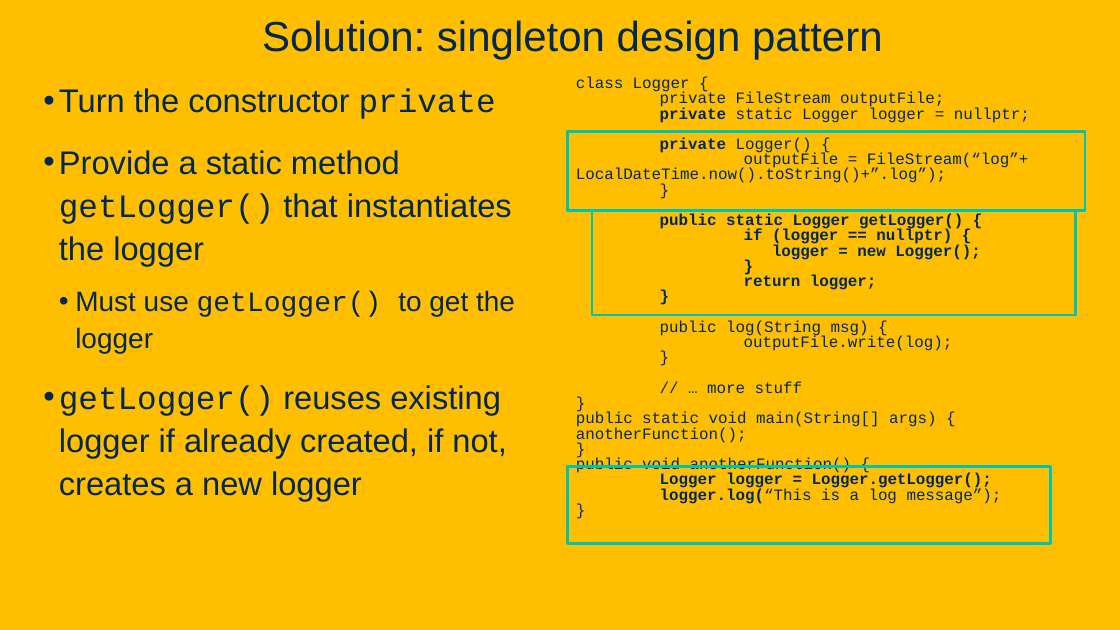
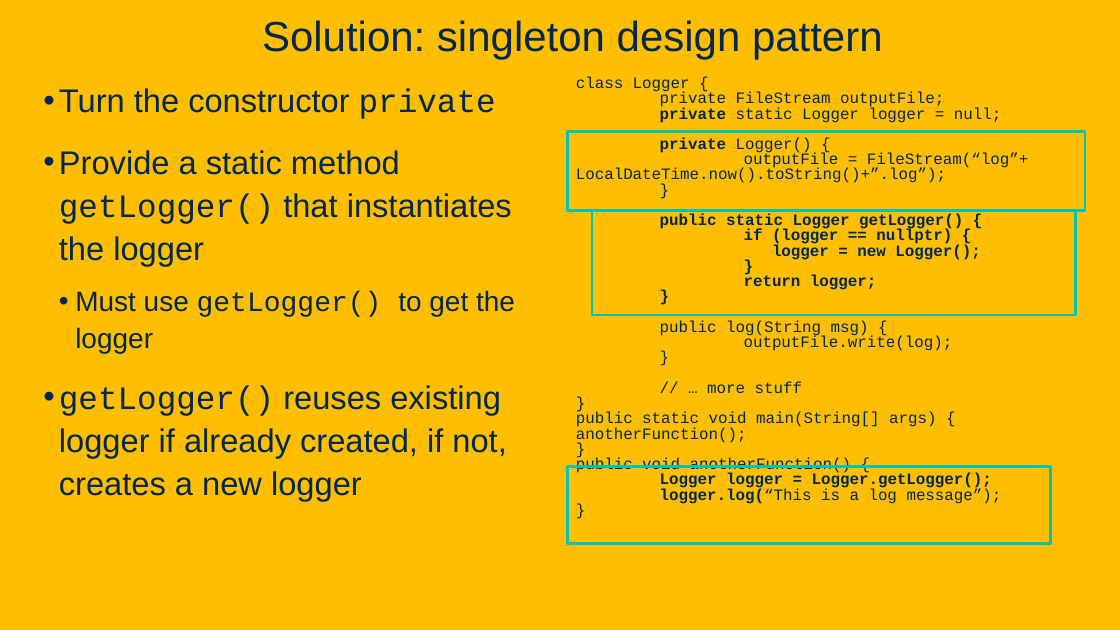
Before and after one commit to davsec-teaching/ECS_160, a slide deck: slide 24 of slides/DesignPatterns.pptx (slide 23 before the commit). Drawn at 1120x630 pixels with LibreOffice and Linux fonts; fonts in the diff are those of the drawing; background and template pictures are left out. Boxes give left, top, right and bottom in pixels: in the first picture for what was removed or moved away, otherwise in the second. Text is boxed around its words. In the diff, an @@ line names an element or a change of style, - is before the commit and + after.

Commit message:
update design patterns bug fixes

```diff
--- a/slides/DesignPatterns.pptx
+++ b/slides/DesignPatterns.pptx
@@ text at (660, 107, 1001, 123): text changed @@
-private static Logger logger = nullptr;
+private static Logger logger = null;
```
Also in this commit, not shown: 18 other slides changed, 1 slide added, 1 other file.
